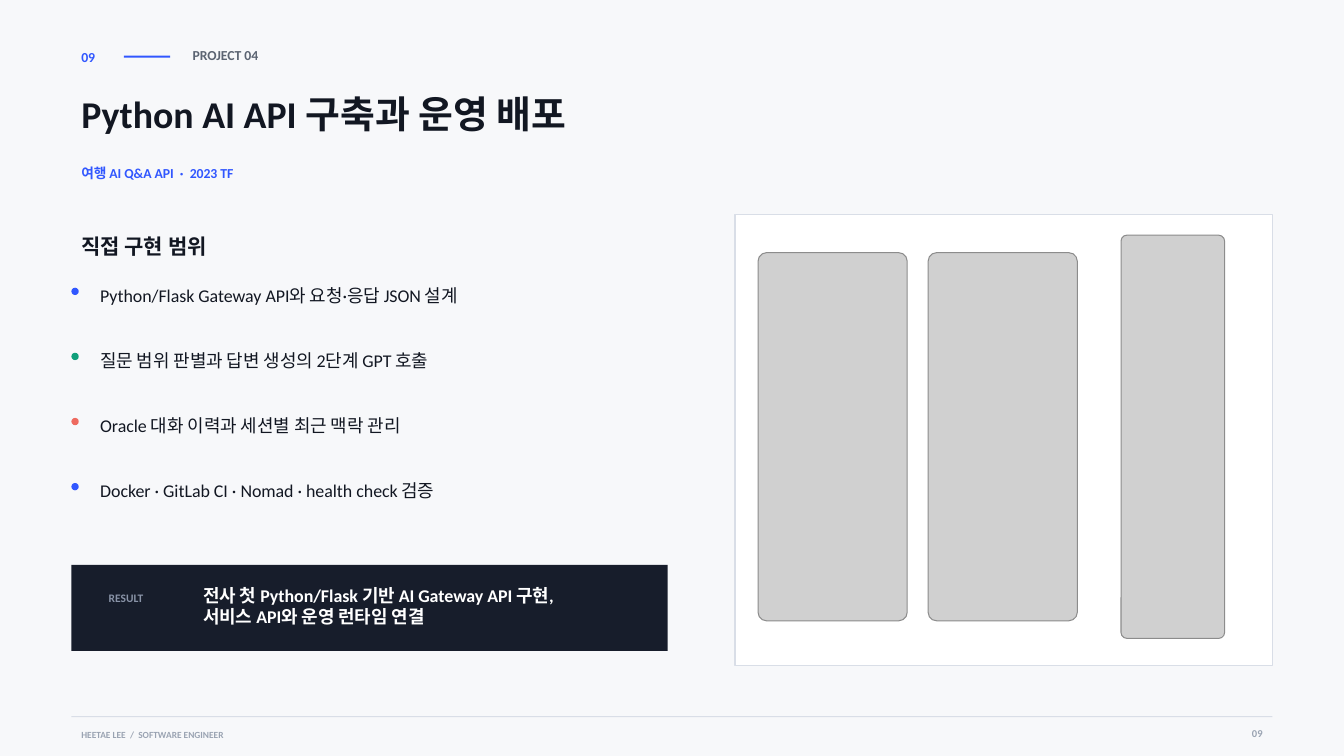
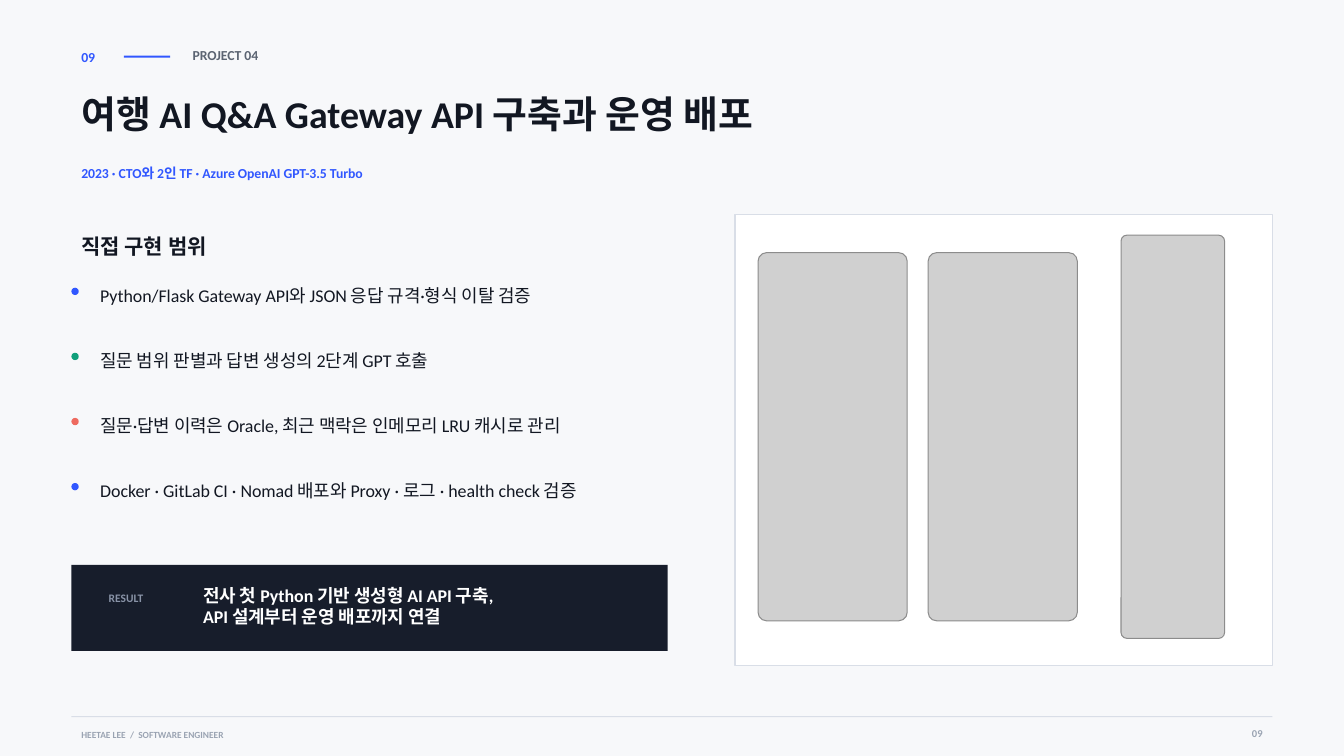
Before and after one commit to heetae-L/heetae-L.github.io, a slide deck: slide 9 of portfolio/heetae-lee-portfolio.pptx. Drawn at 1344x756 pixels with LibreOffice and Linux fonts; fonts in the diff are those of the drawing; grey boxes stand for pictures. Boxes give left, top, right and bottom in pixels: in the first picture for what was removed or moved away, otherwise in the second. Text is boxed around its words. In the diff, an @@ line names an element or a change of style, - is before the commit and + after.

```diff
--- a/portfolio/heetae-lee-portfolio.pptx
+++ b/portfolio/heetae-lee-portfolio.pptx
@@ text at (81, 96, 754, 134): text changed @@
-Python AI API 구축과 운영 배포
+여행 AI Q&A Gateway API 구축과 운영 배포
@@ text at (81, 166, 363, 180): text changed @@
-여행 AI Q&A API · 2023 TF
+2023 · CTO와 2인 TF · Azure OpenAI GPT-3.5 Turbo
@@ text at (100, 287, 531, 305): text changed @@
-Python/Flask Gateway API와 요청·응답 JSON 설계
+Python/Flask Gateway API와 JSON 응답 규격·형식 이탈 검증
@@ text at (100, 417, 561, 434): text changed @@
-Oracle 대화 이력과 세션별 최근 맥락 관리
+질문·답변 이력은 Oracle, 최근 맥락은 인메모리 LRU 캐시로 관리
@@ text at (100, 482, 577, 500): text changed @@
-Docker · GitLab CI · Nomad · health check 검증
+Docker · GitLab CI · Nomad 배포와 Proxy · 로그 · health check 검증
@@ text at (203, 587, 493, 625): text changed @@
-전사 첫 Python/Flask 기반 AI Gateway API 구현,
-서비스 API와 운영 런타임 연결
+전사 첫 Python 기반 생성형 AI API 구축,
+API 설계부터 운영 배포까지 연결
```
Also in this commit, not shown: 5 other slides changed, 1 other file.
